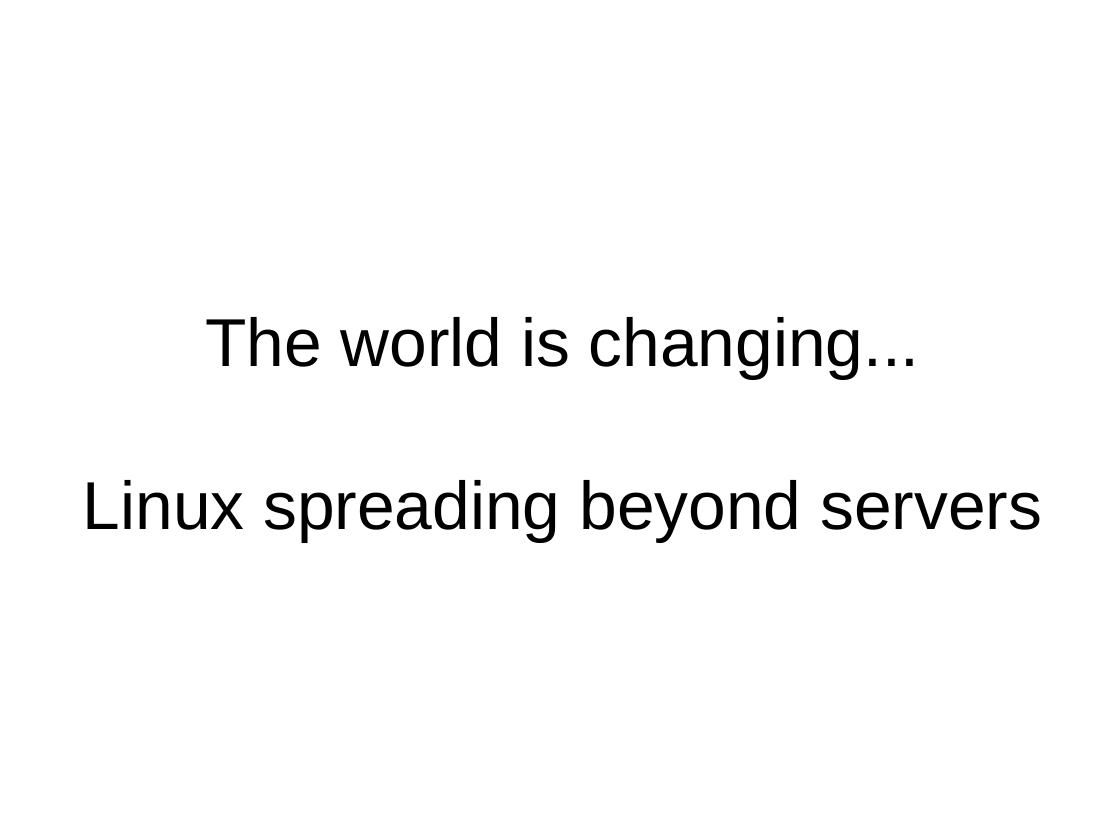
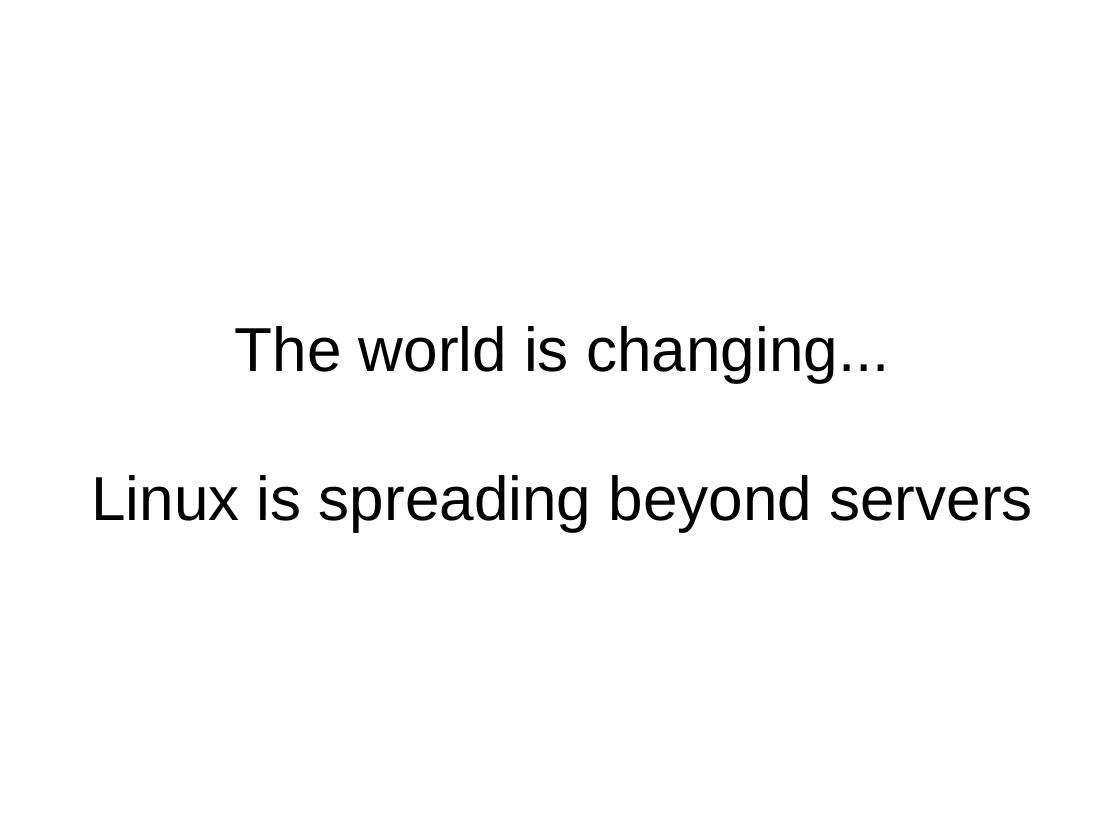
Before and after one commit to blinksmith/winezeug, a slide deck: slide 2 of cebit2009/talk.odp. Drawn at 1120x840 pixels with LibreOffice and Linux fonts; fonts in the diff are those of the drawing. Boxes give left, top, right and bottom in pixels: in the first picture for what was removed or moved away, otherwise in the second. Text is boxed around its words. In the diff, an @@ line names an element or a change of style, - is before the commit and + after.

```diff
--- a/cebit2009/talk.odp
+++ b/cebit2009/talk.odp
@@ title at box(91, 326, 1032, 531): text changed; size 48 to 44 pt @@
-The world is changing...
-Linux spreading beyond servers
+The world is changing...
+Linux is spreading beyond servers
```
Also in this commit, not shown: 1 other slide changed, 2 other files.
